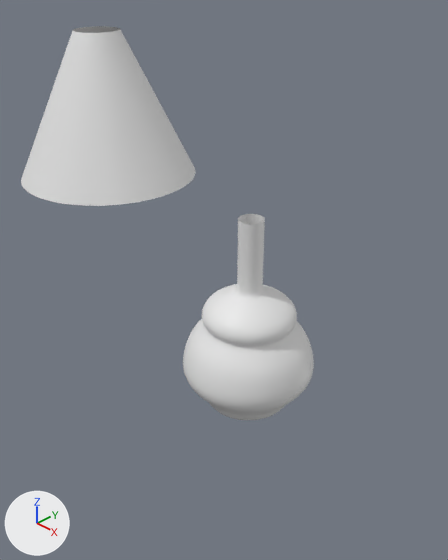
The Blender file working/subahu/Lamp/Lamp.blend as it was, and as the next commit left it.
Camera for both pictures: a 50 mm camera at (1.935, -1.979, 2.319) aimed at (-0.311, 0.202, 0.57). Lighting does not change. The marker at lower left points along +X, +Y and +Z. Mesh edges are drawn as thin lines on the coarser meshes.
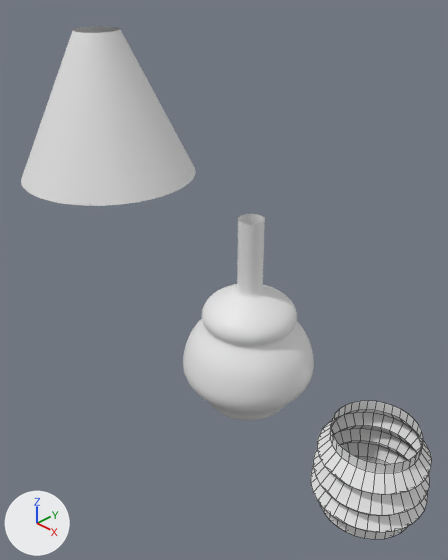
What changed in the scene script:
```text
Add me_circle_003:
    me_circle_003.from_pydata(...)  # 320 vertices, 288 faces; spans x -1.2..1.2, y -1.2..1.2, z -2.61..0.0
Add ob_circle_002:
    ob_circle_002 = bpy.data.objects.new('Circle.002', me_circle_003)
    ob_circle_002.location = (1.005, -0.218, 0.036)
    ob_circle_002.scale = (-0.204, -0.204, -0.204)
```

Pixel boxes [x1, y1, x2, y2] of what changed, in the pictures (448 x 560 px):
'Circle.002', added: after [311, 401, 432, 539]
